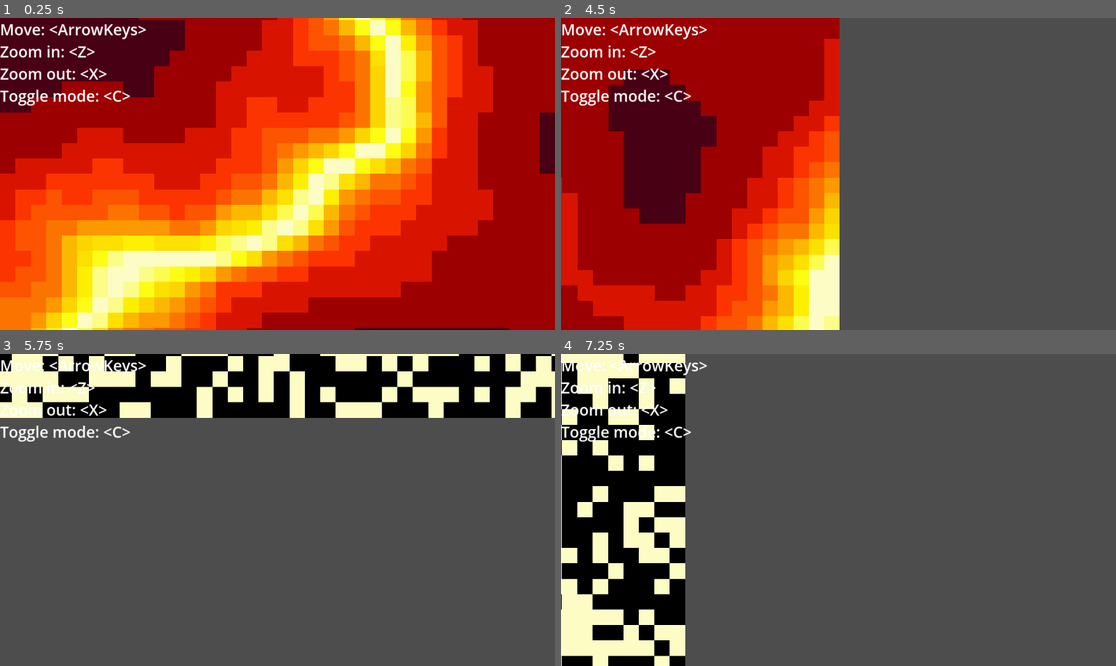
Above: before the commit, frames 1-4 (two rows, left to right).
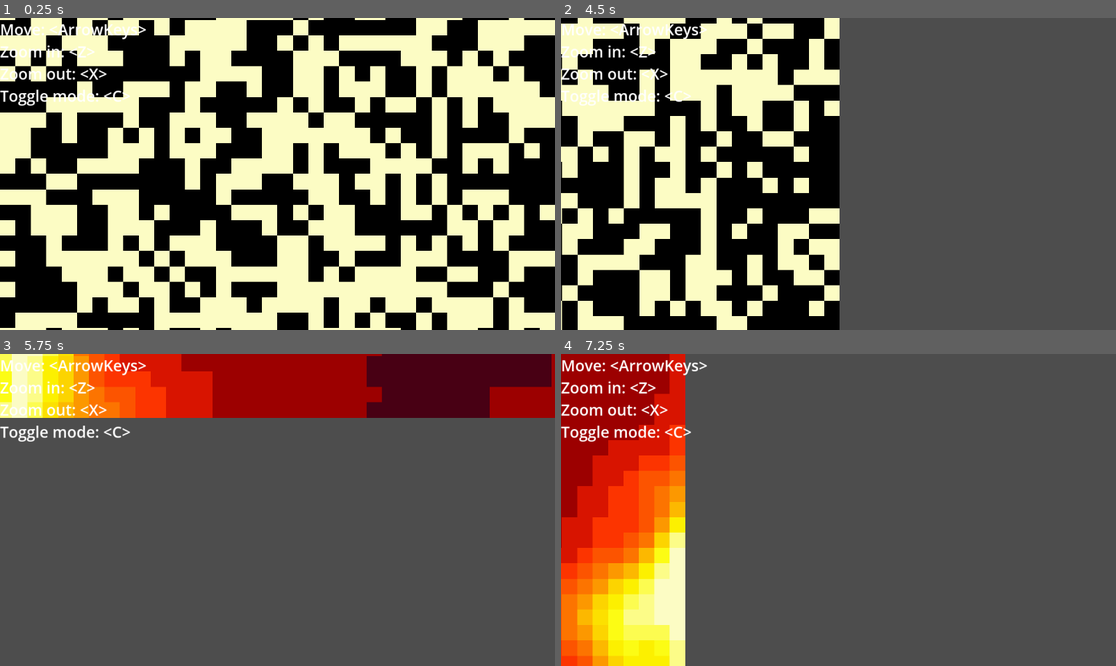
Above: after the commit, the same moments.

Repository: bingecraft-net/sandbox
Game: Godot game, scene res://scenes/game.tscn
Two runs of this game, one before a commit and one after it. Both use one fixed random seed, a clock stepped at 60 frames per second and the inputs below.
Inputs:
- Up to frame 1 (0.25 s): no input
- Up to frame 2 (4.5 s): hold Right (ui_right) 0.53-1.28 s; tap C (toggle mode) at 0.6, 2.85 s; hold Down (ui_down) 1.28-2.03 s; tap Z (zoom in) at 1.35, 3.6 s; hold Right (ui_right) 2.03-2.78 s; tap X (zoom out) at 2.1, 4.35 s; tap Enter at 2.75 s; hold Up (ui_up) 2.78-3.53 s; tap Space at 3.5 s; hold Left (ui_left) from 3.53 s (still down)
- Up to frame 3 (5.75 s): release Left (ui_left) at 5.03 s; hold Down (ui_down) from 5.03 s (still down); tap C (toggle mode) at 5.1 s
- Up to frame 4 (7.25 s): release Down (ui_down) at 5.78 s; hold Right (ui_right) 5.78-6.53 s; tap Z (zoom in) at 5.85 s; tap Enter at 6.5 s; hold Up (ui_up) from 6.53 s (still down); tap X (zoom out) at 6.6 s

The runs differ from the first frame. In frame 1, 98% of the frame differs, in the area x 0-100%, y 0-100%; in frame 2, 49%; in frame 3, 20%; in frame 4, 21%.

Commit message:
default mass mode

Diff:
--- a/scenes/cell.gd
+++ b/scenes/cell.gd
@@ -8,7 +8,7 @@
 
 var elapsed = 0
 var mass = Array()
-var mode = false
+var mode = true
 
 # Called when the node enters the scene tree for the first time.
 func _ready() -> void:
